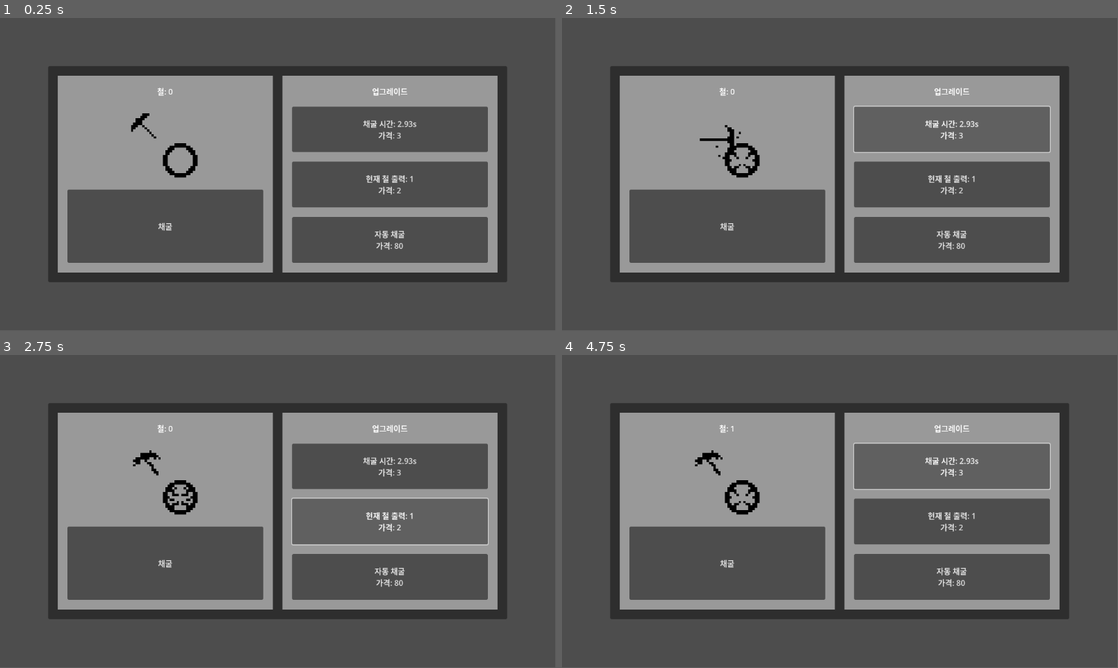
Above: before the commit, frames 1-4 (two rows, left to right).
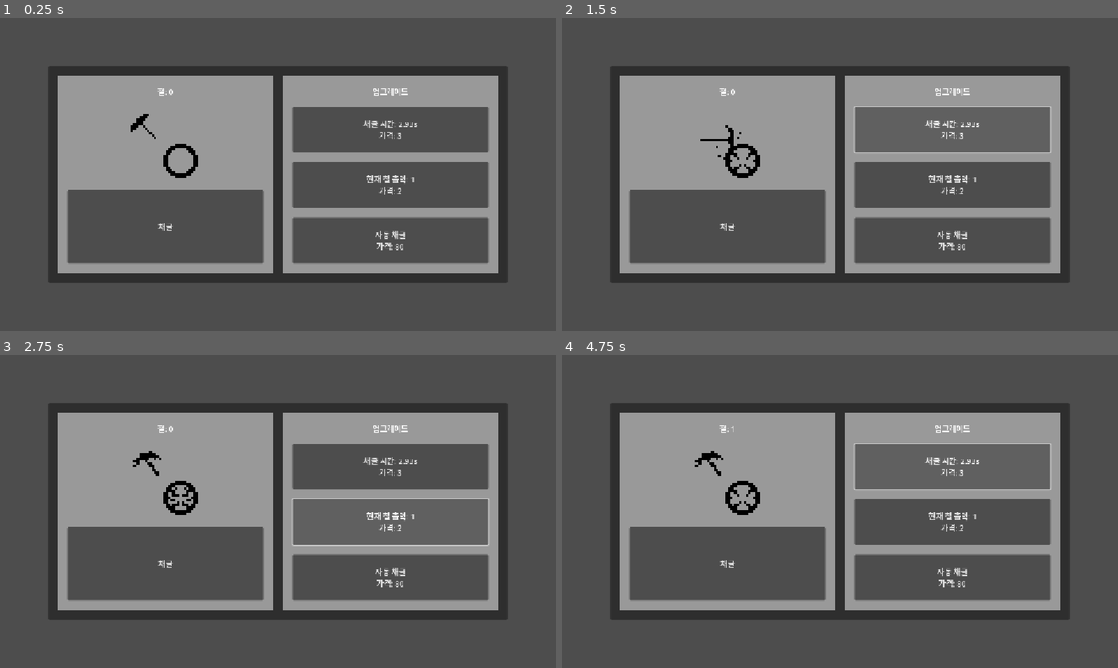
Above: after the commit, the same moments.

Repository: choiexe1/gd_prac
Game: Godot game, scene res://scenes/main.tscn
Two runs of this game, one before a commit and one after it. Both use one fixed random seed, a clock stepped at 60 frames per second and the inputs below.
Inputs:
- Up to frame 1 (0.25 s): no input
- Up to frame 2 (1.5 s): click "채굴" at 0.5 s; click "채굴 시간: 2.93s 가격: 3" at 1.25 s
- Up to frame 3 (2.75 s): click "현재 철 출력: 1 가격: 2" at 2 s
- Up to frame 4 (4.75 s): click "자동 채굴 가격: 80" at 2.75 s; click "채굴" at 3.5 s; click "채굴 시간: 2.93s 가격: 3" at 4.25 s
In our replay, the window is 799x449 before the commit and 800x450 after it. These sizes can differ from the game's own. Grey fills any space a smaller window leaves; there, only what the larger window draws over its background counts as a difference.

The runs differ from the first frame. In frame 1, 2.4% of the frame differs, in the area x 9-92%, y 16-85%; in frame 2, 2.6%; in frame 3, 2.6%; in frame 4, 2.6%.

Commit message:
Set viewport size and canvas_items stretch for HiDPI displays

Diff:
--- a/project.godot
+++ b/project.godot
@@ -14,3 +14,14 @@
 run/main_scene="uid://jpprda5qxfsm"
 config/features=PackedStringArray("4.5", "Forward Plus")
 config/icon="res://icon.svg"
+
+[display]
+
+window/size/viewport_width=1152
+window/size/viewport_height=648
+window/stretch/mode="canvas_items"
+window/stretch/aspect="expand"
+
+[rendering]
+
+textures/canvas_textures/default_texture_filter=0
